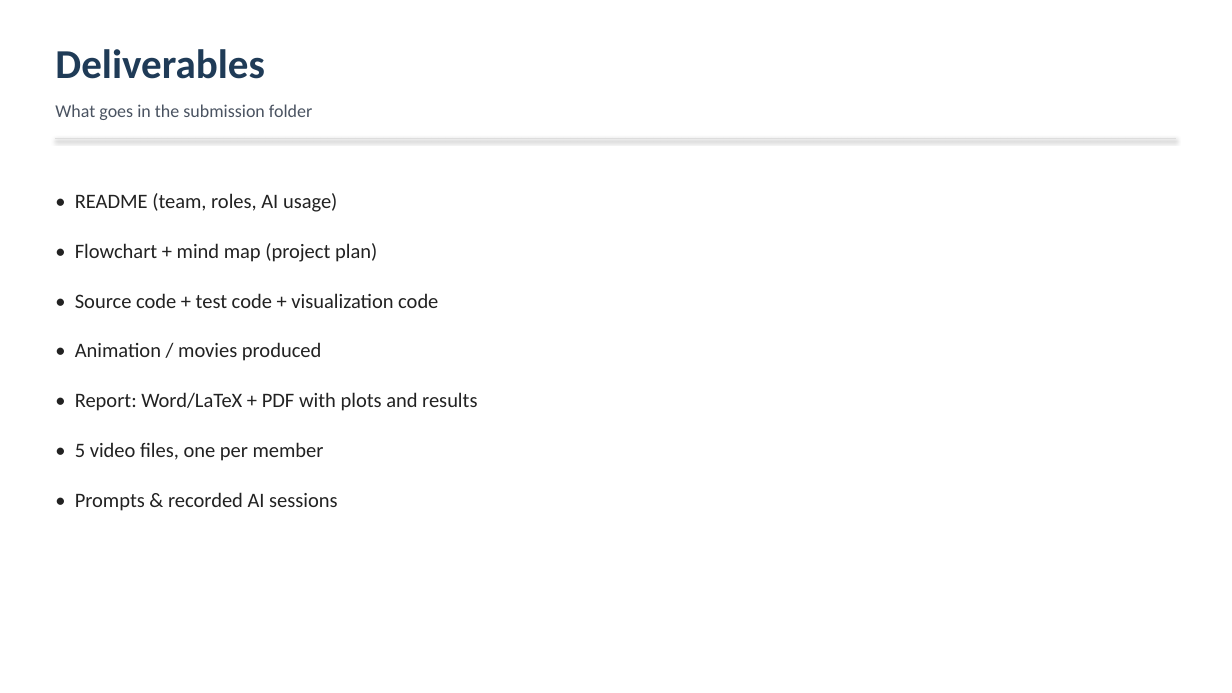
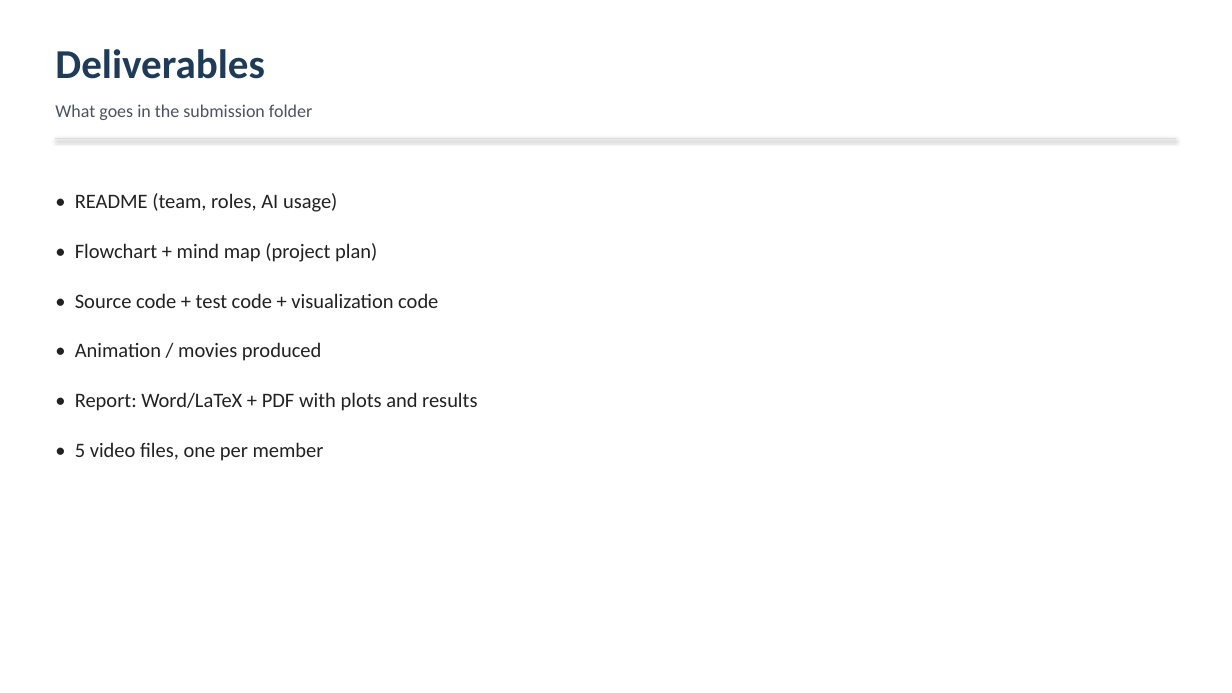
Before and after one commit to ansh-kun/atomic-toy-model, a slide deck: slide 4 of Atomic-Toy-Model-Project-Plan.pptx. Drawn at 1232x693 pixels with LibreOffice and Linux fonts; fonts in the diff are those of the drawing. Boxes give left, top, right and bottom in pixels: in the first picture for what was removed or moved away, otherwise in the second. Text is boxed around its words. In the diff, an @@ line names an element or a change of style, - is before the commit and + after.

Commit message:
Polish README for first-time visitors; remove AI prompt-log references; add python-docx

```diff
--- a/Atomic-Toy-Model-Project-Plan.pptx
+++ b/Atomic-Toy-Model-Project-Plan.pptx
@@ text at <box>75,492,337,511</box>: paragraph removed @@
-• Prompts & recorded AI sessions
```
Also in this commit, not shown: 4 other files.
